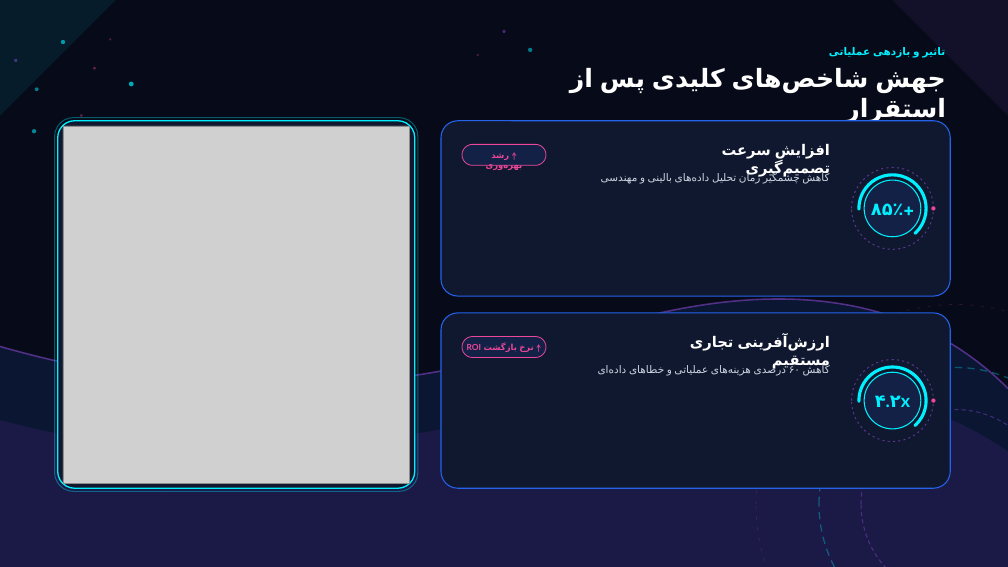
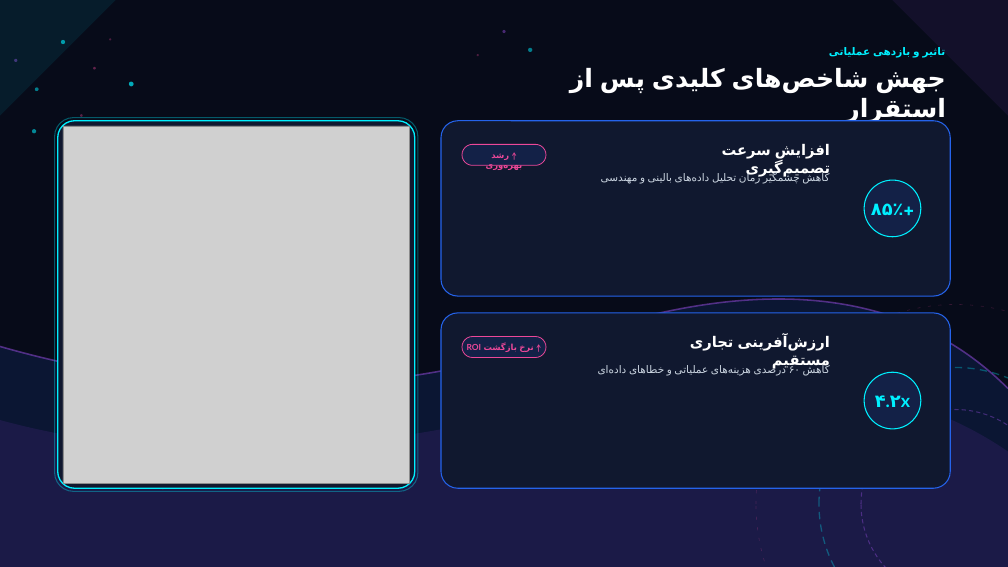
Before and after one commit to HunterHill13/PPT_Saz, a slide deck: slide 4 of examples/sample_output.pptx. Drawn at 1008x567 pixels with LibreOffice and Linux fonts; fonts in the diff are those of the drawing; grey boxes stand for pictures. Boxes give left, top, right and bottom in pixels: in the first picture for what was removed or moved away, otherwise in the second. Text is boxed around its words. In the diff, an @@ line names an element or a change of style, - is before the commit and + after.

```diff
--- a/examples/sample_output.pptx
+++ b/examples/sample_output.pptx
@@ ellipse removed at box(852, 167, 933, 249) @@
@@ ellipse removed at box(859, 175, 926, 242) @@
@@ ellipse removed at box(931, 206, 935, 210) @@
@@ ellipse removed at box(852, 360, 933, 442) @@
@@ ellipse removed at box(859, 367, 926, 434) @@
@@ ellipse removed at box(931, 399, 935, 403) @@
```
Also in this commit, not shown: 1 other slide changed, 3 other files.
